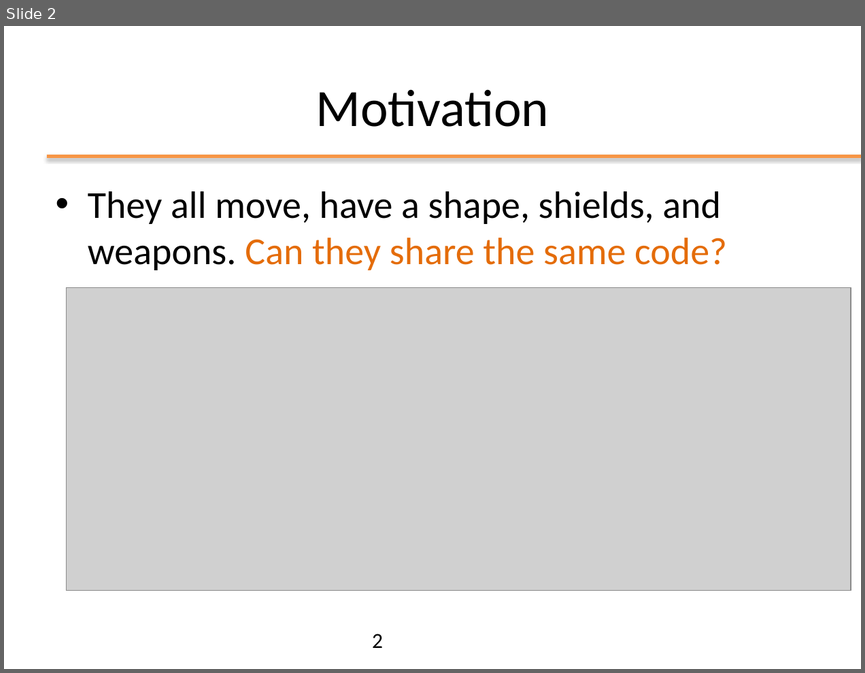
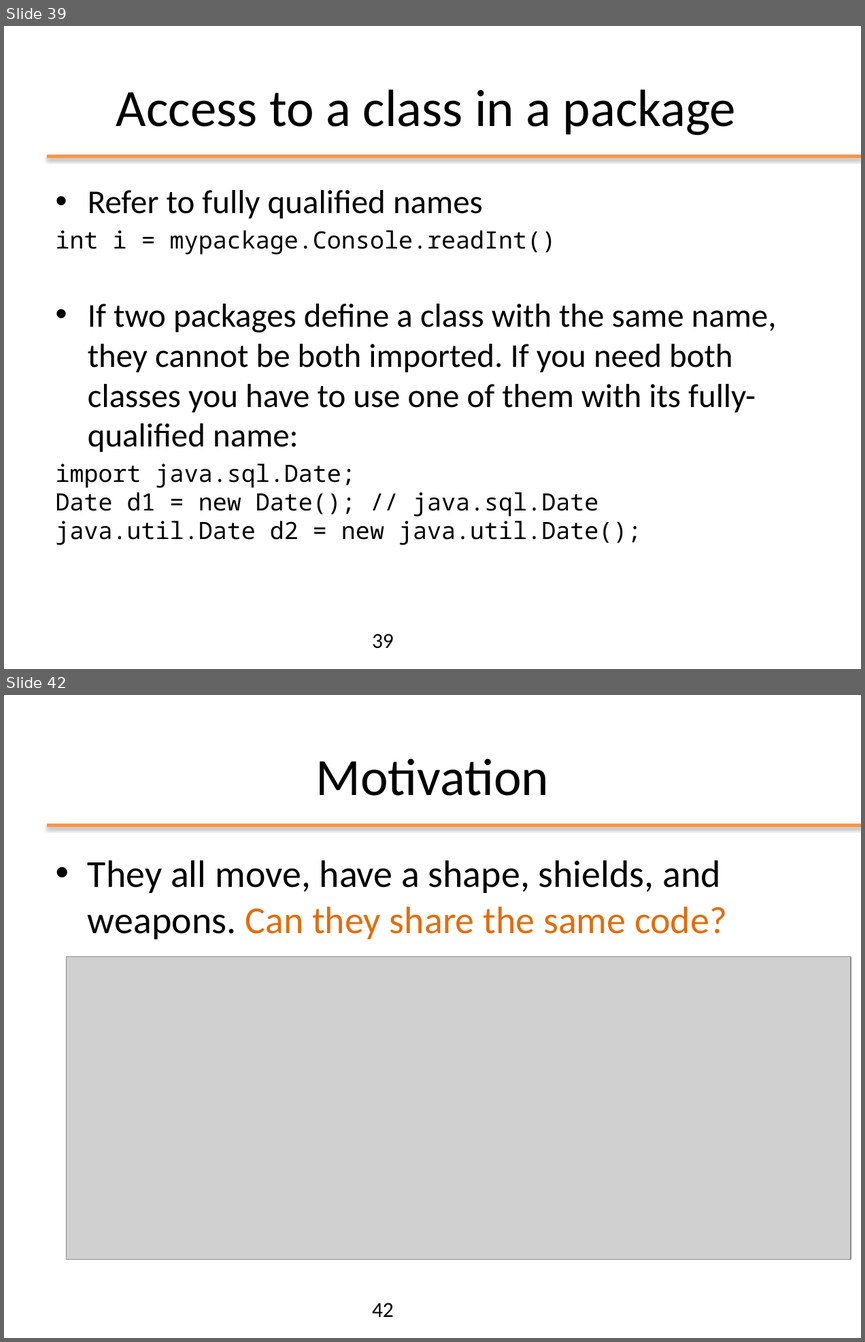
Before and after one commit to nbicocchi/ooprogramming, a slide deck: java/slides/ppt/03 - Java Object Oriented.pptx. Shown one above the other, each under a label of ours: slide 2 before the commit, slides 39 and 42 after it; the slides between them are not shown. The pictures are 865x673 and 865x1342 pixels, drawn with LibreOffice and Linux fonts; fonts in the diff are those of the drawing; grey boxes stand for pictures; background and template pictures are left out. Boxes give left, top, right and bottom in pixels: in the first picture for what was removed or moved away, otherwise in the second. Text is boxed around its words. In the diff, an @@ line names an element or a change of style, - is before the commit and + after.

```diff
--- a/java/slides/ppt/03 - Java Object Oriented.pptx
+++ b/java/slides/ppt/03 - Java Object Oriented.pptx
@@ slide 39 added at (x1=4, y1=26, x2=861, y2=669), background #FFFFFF; not listed: 1 template element that a slide beside it also shows @@
@@ title added at (x1=116, y1=89, x2=736, y2=135), 44 pt, text #000000 @@
+Access to a class in a package
@@ text added at (x1=56, y1=190, x2=776, y2=545), 28 pt, text #000000 @@
+• Refer to fully qualified names
+int i = mypackage.Console.readInt()
+• If two packages define a class with the same name, they cannot be both imported. If you need both classes you have to use one of them with its fully-qualified name:
+import java.sql.Date;
+Date d1 = new Date(); // java.sql.Date
+java.util.Date d2 = new java.util.Date();
@@ page number added at (x1=372, y1=633, x2=394, y2=648), 18 pt, text #000000 @@
+39
@@ what was slide 2 is now slide 42 @@
@@ page number at (x1=372, y1=1302, x2=394, y2=1317): text changed @@
-2
+42
```
Also in this commit, not shown: 1 slide changed, 39 other slides added, 3 other files.
